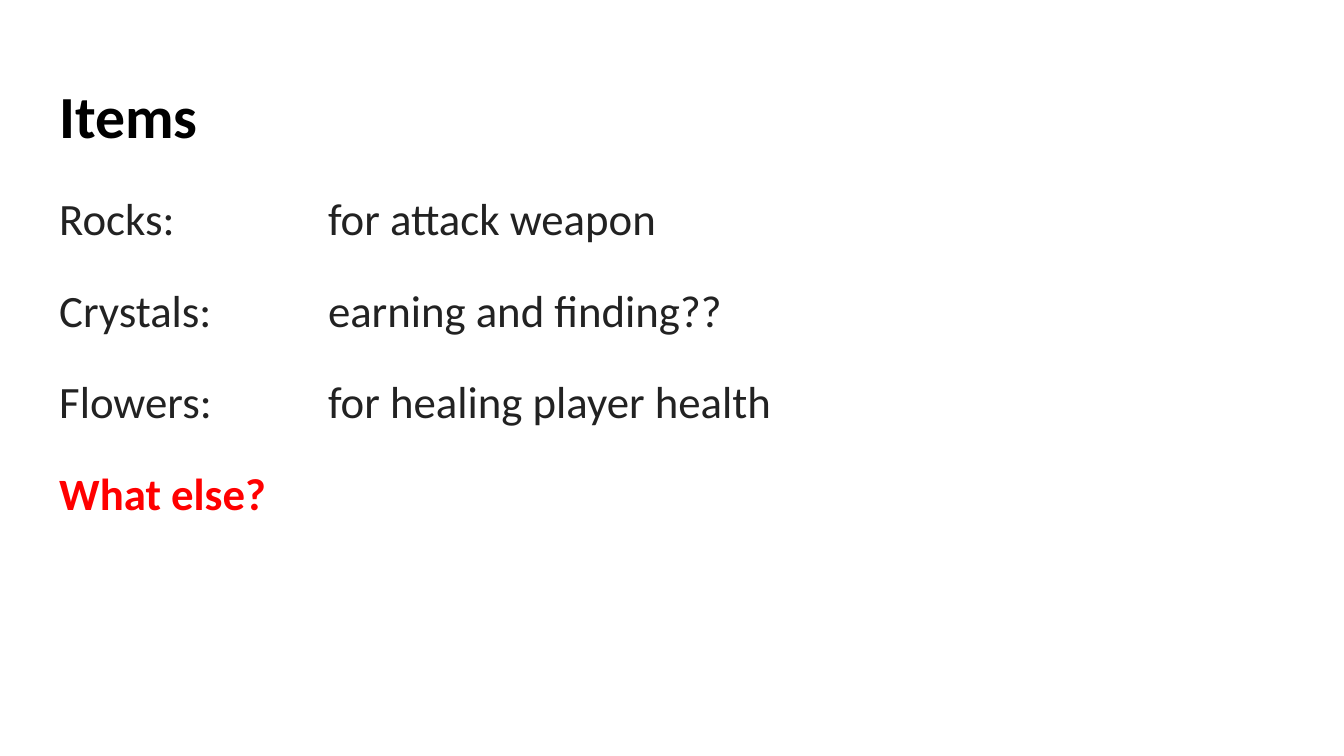
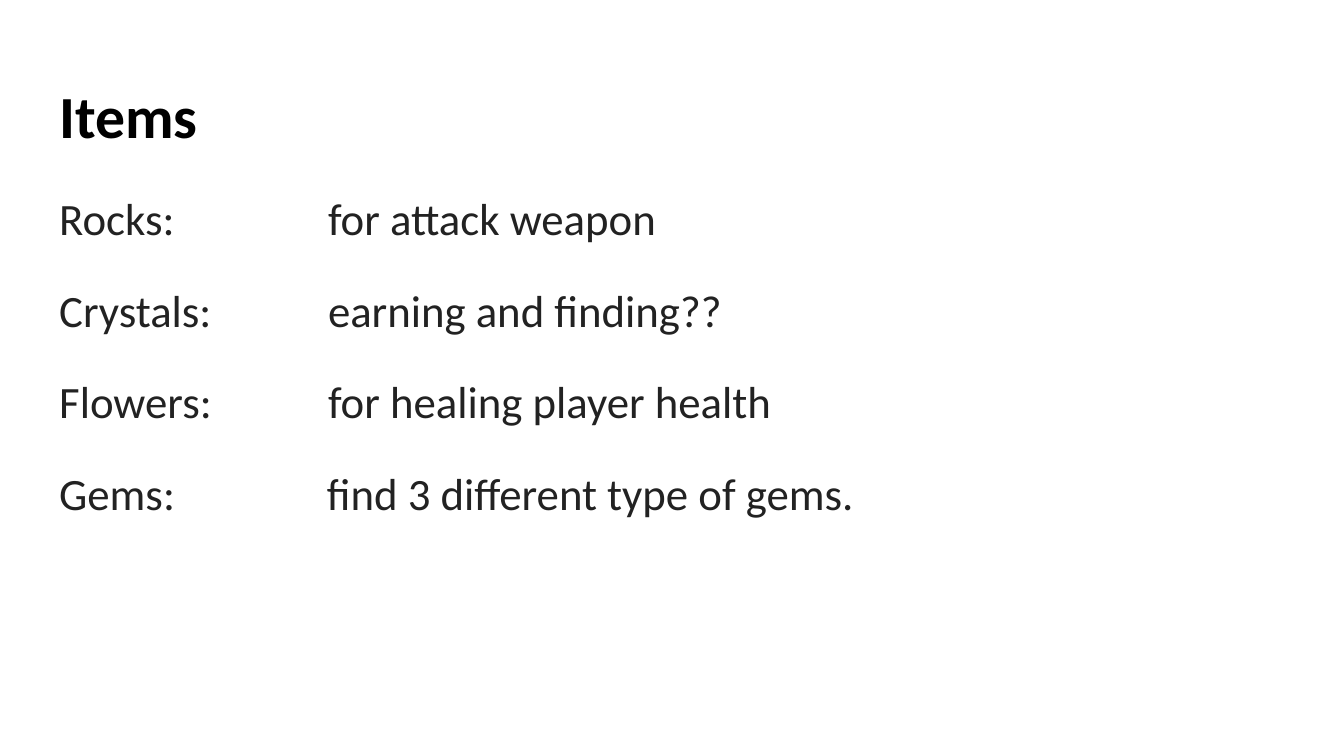
Before and after one commit to monforest/Assets, a slide deck: slide 17 of Documents/GameDesignDocument.pptx. Drawn at 1344x756 pixels with LibreOffice and Linux fonts; fonts in the diff are those of the drawing. Boxes give left, top, right and bottom in pixels: in the first picture for what was removed or moved away, otherwise in the second. Text is boxed around its words. In the diff, an @@ line names an element or a change of style, - is before the commit and + after.

```diff
--- a/Documents/GameDesignDocument.pptx
+++ b/Documents/GameDesignDocument.pptx
@@ text at [59,479,854,518]: text changed; text colour #FF0000 to #222222; bold off @@
-What else?
+Gems: find 3 different type of gems.
```
Also in this commit, not shown: 10 other slides changed.
